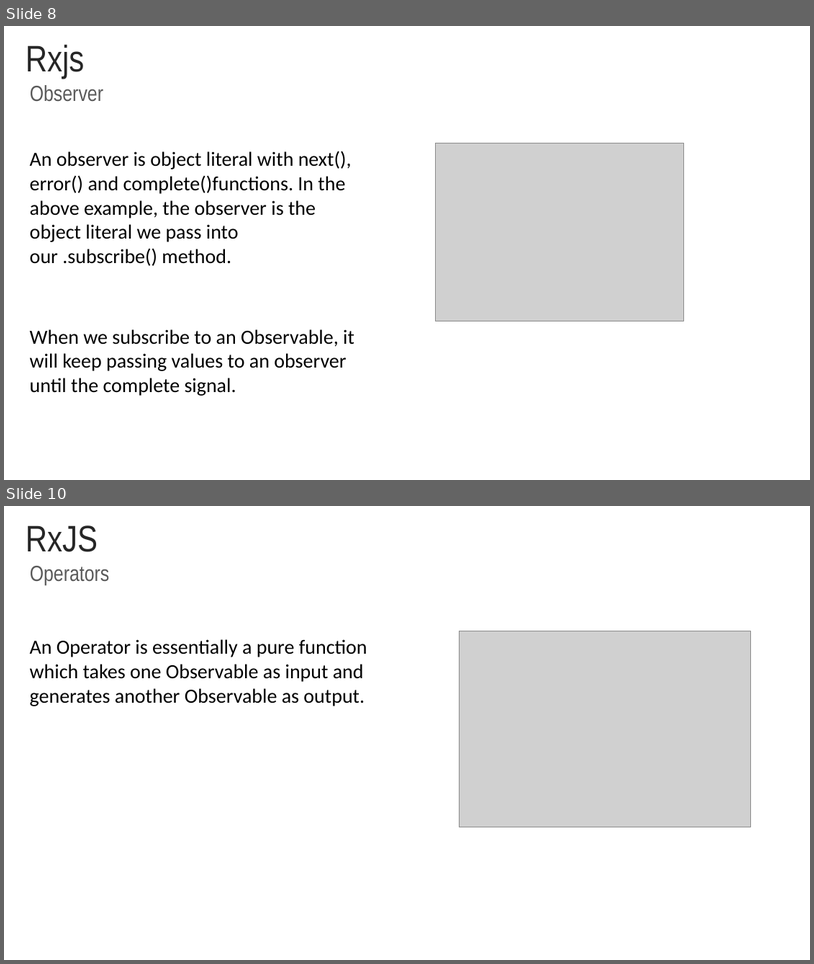
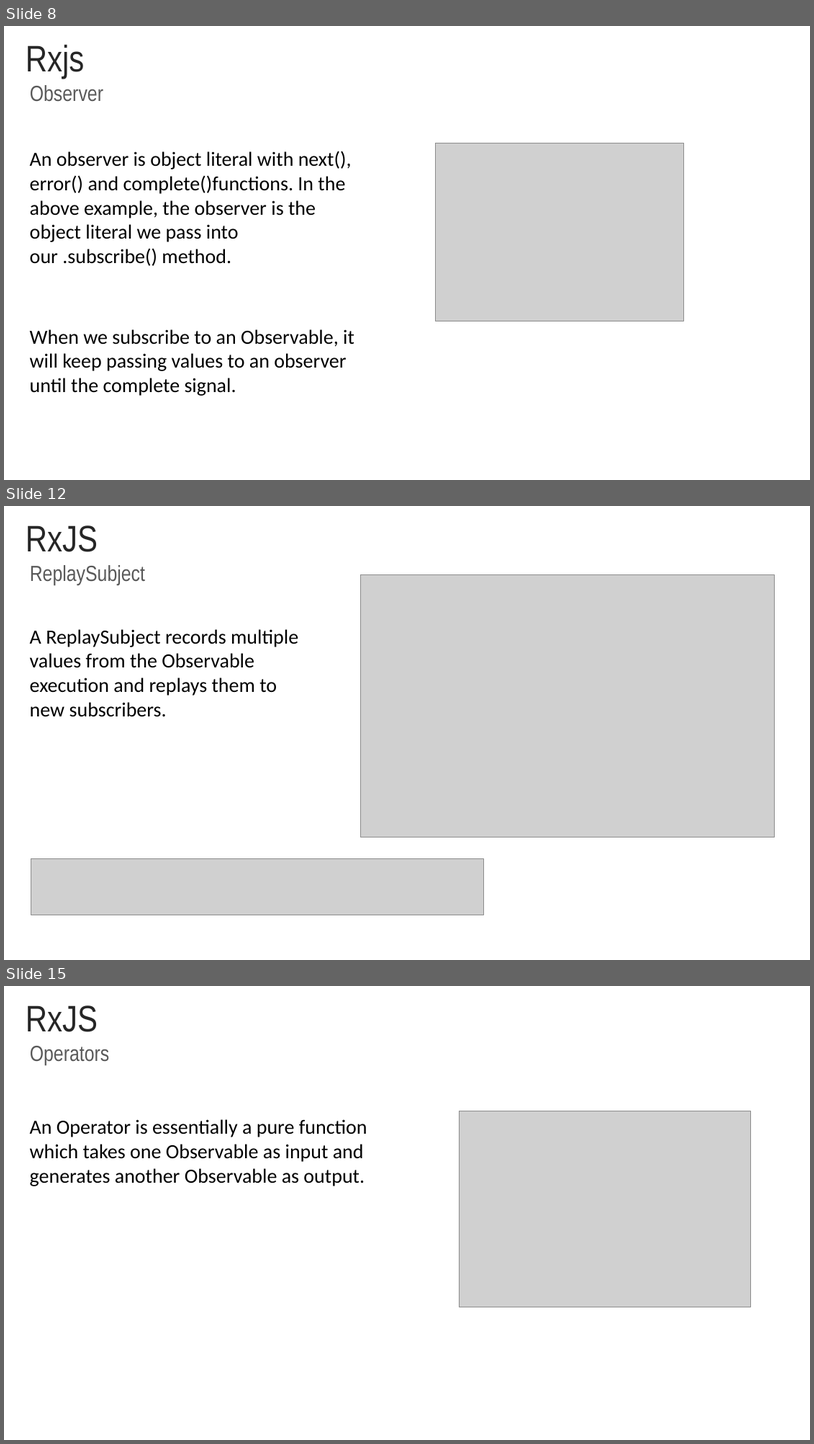
Before and after one commit to rached193/AngularWorkshop-20181116, a slide deck: 04_flow_events/04_flow_events.pptx. Shown one above the other, each under a label of ours: slides 8 and 10 before the commit, slides 8, 12 and 15 after it; the slides between them are not shown. The pictures are 814x964 and 814x1444 pixels, drawn with LibreOffice and Linux fonts; fonts in the diff are those of the drawing; grey boxes stand for pictures; background and template pictures are left out. Boxes give left, top, right and bottom in pixels: in the first picture for what was removed or moved away, otherwise in the second. Text is boxed around its words. In the diff, an @@ line names an element or a change of style, - is before the commit and + after.

```diff
--- a/04_flow_events/04_flow_events.pptx
+++ b/04_flow_events/04_flow_events.pptx
@@ slide 12 added at (x1=4, y1=506, x2=810, y2=960), background #FFFFFF @@
@@ title added at (x1=26, y1=525, x2=98, y2=552), 44 pt, text #262626 @@
+RxJS
@@ text added at (x1=30, y1=565, x2=145, y2=584), 26 pt, text #595959 @@
+ReplaySubject
@@ picture added at (x1=361, y1=575, x2=775, y2=837) @@
@@ text added at (x1=30, y1=629, x2=298, y2=717), 24 pt, text #000000 @@
+A ReplaySubject records multiple values from the Observable execution and replays them to new subscribers.
@@ picture added at (x1=31, y1=859, x2=484, y2=915) @@
@@ what was slide 10 is now slide 15 @@
```
Also in this commit, not shown: 1 slide changed, 10 other slides added, 2 slides removed, 15 other files.
